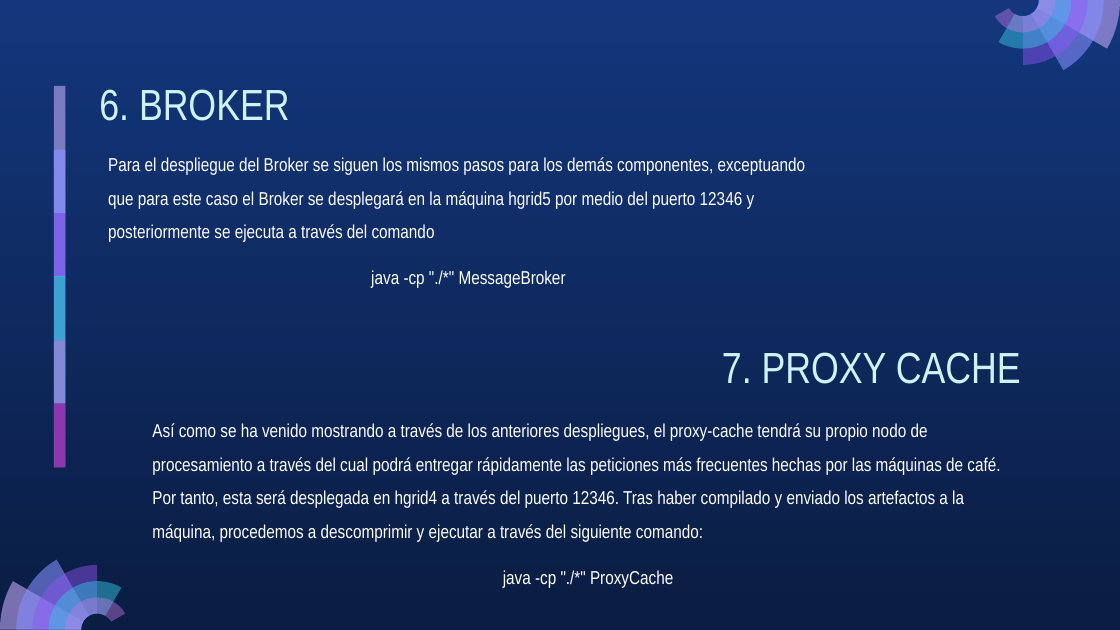
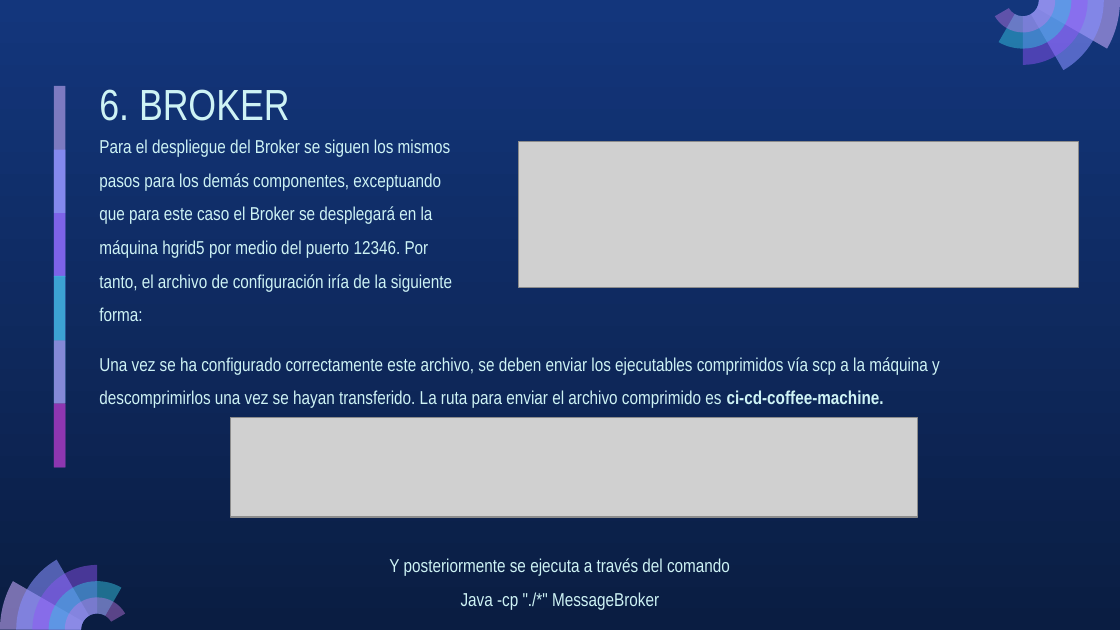
Before and after one commit to alejandro945/distributed-coffee-machine, a slide deck: slide 19 of docs/Despliegue CM.pptx. Drawn at 1120x630 pixels with LibreOffice and Linux fonts; fonts in the diff are those of the drawing; grey boxes stand for pictures. Boxes give left, top, right and bottom in pixels: in the first picture for what was removed or moved away, otherwise in the second. Text is boxed around its words. In the diff, an @@ line names an element or a change of style, - is before the commit and + after.

Commit message:
broker and proxy deploy specified. Bash script added to slides

```diff
--- a/docs/Despliegue CM.pptx
+++ b/docs/Despliegue CM.pptx
@@ text "Para el despliegue del Broker ..." at bbox=[99, 139, 452, 321]: vertical alignment top to middle @@
@@ text at bbox=[99, 139, 452, 321]: text changed; text colour #FFFFFF to #CEF3F5 @@
-Para el despliegue del Broker se siguen los mismos pasos para los demás componentes, exceptuando que para este caso el Broker se desplegará en la máquina hgrid5 por medio del puerto 12346 y posteriormente se ejecuta a través del comando
-java -cp "./*" MessageBroker
+Para el despliegue del Broker se siguen los mismos pasos para los demás componentes, exceptuando que para este caso el Broker se desplegará en la máquina hgrid5 por medio del puerto 12346. Por tanto, el archivo de configuración iría de la siguiente forma:
@@ picture added at bbox=[519, 141, 1079, 287] @@
@@ text added at bbox=[99, 357, 940, 408], 12 pt, text #CEF3F5 @@
+Una vez se ha configurado correctamente este archivo, se deben enviar los ejecutables comprimidos vía scp a la máquina y descomprimirlos una vez se hayan transferido. La ruta para enviar el archivo comprimido es ci-cd-coffee-machine.
@@ text removed at bbox=[722, 352, 1021, 384] @@
-7. PROXY CACHE
@@ picture added at bbox=[231, 418, 918, 517] @@
@@ text removed at bbox=[152, 423, 1000, 588] @@
-Así como se ha venido mostrando a través de los anteriores despliegues, el proxy-cache tendrá su propio nodo de procesamiento a través del cual podrá entregar rápidamente las peticiones más frecuentes hechas por las máquinas de café. Por tanto, esta será desplegada en hgrid4 a través del puerto 12346. Tras haber compilado y enviado los artefactos a la máquina, procedemos a descomprimir y ejecutar a través del siguiente comando:
-java -cp "./*" ProxyCache
@@ text added at bbox=[389, 558, 730, 610], 12 pt, text #CEF3F5 @@
+Y posteriormente se ejecuta a través del comando
+Java -cp "./*" MessageBroker
```
Also in this commit, not shown: 5 slides added, 1 other file.
